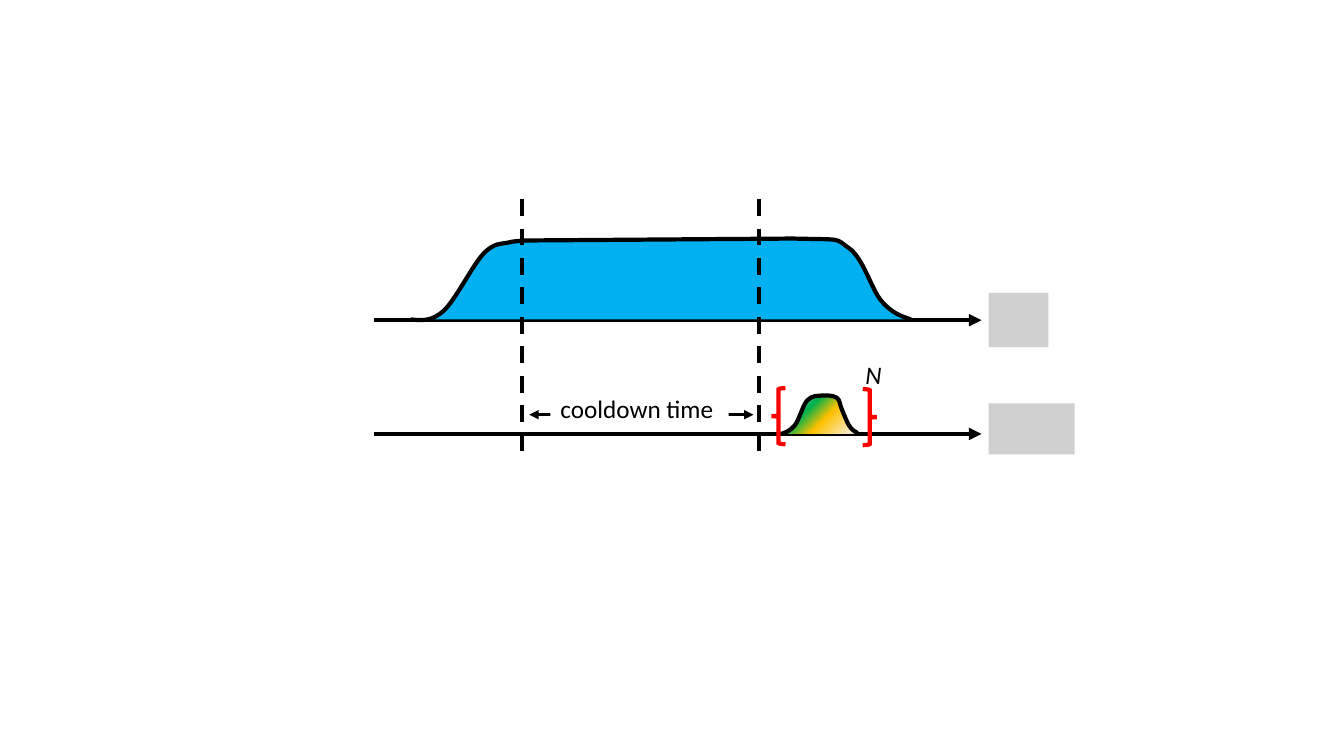
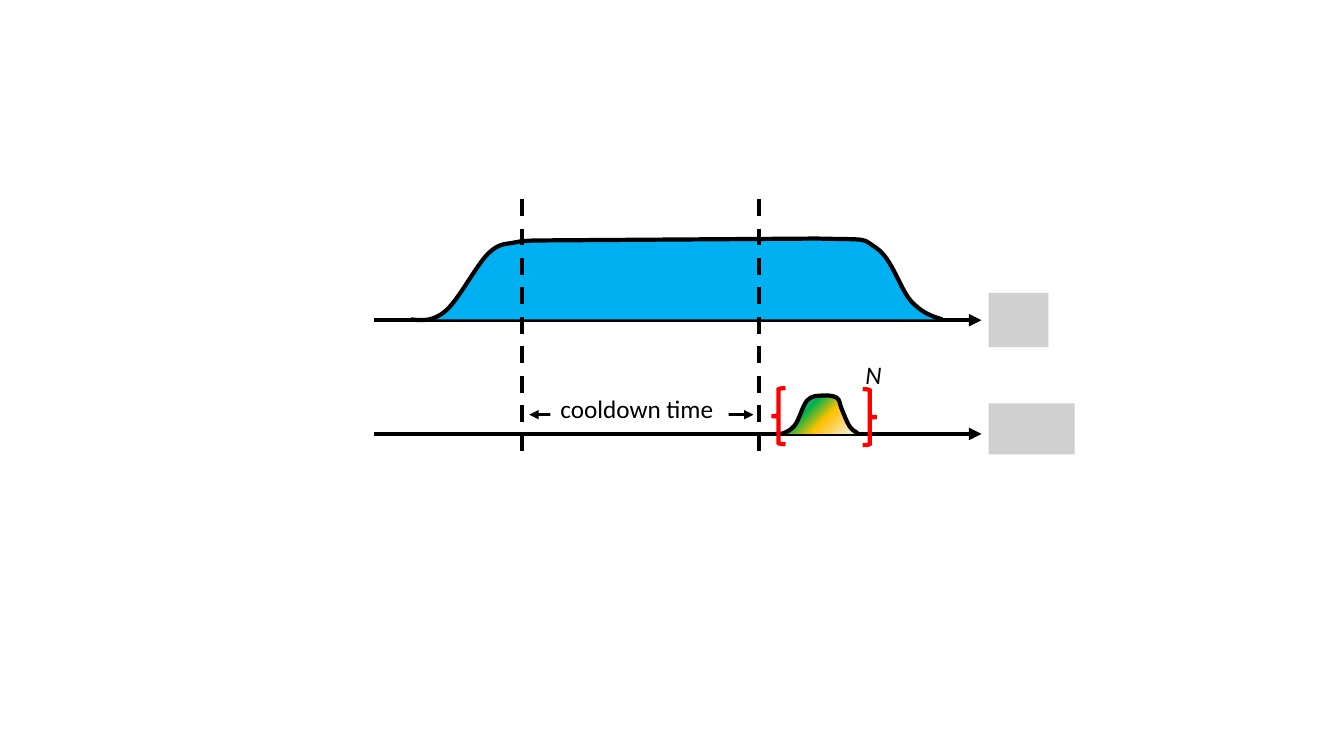
Before and after one commit to arthurostrauss/qua-libs, a slide deck: slide 4 of Quantum-Control-Applications/Superconducting/Kerr-Cat SNAIL-mon/Use Case 2 - QuLAB - Kerr-Cat/Grimm_Frattini_Fig1.pptx. Drawn at 1344x756 pixels with LibreOffice and Linux fonts; fonts in the diff are those of the drawing; grey boxes stand for pictures. Boxes give left, top, right and bottom in pixels: in the first picture for what was removed or moved away, otherwise in the second. Text is boxed around its words. In the diff, an @@ line names an element or a change of style, - is before the commit and + after.

```diff
--- a/Quantum-Control-Applications/Superconducting/Kerr-Cat SNAIL-mon/Use Case 2 - QuLAB - Kerr-Cat/Grimm_Frattini_Fig1.pptx
+++ b/Quantum-Control-Applications/Superconducting/Kerr-Cat SNAIL-mon/Use Case 2 - QuLAB - Kerr-Cat/Grimm_Frattini_Fig1.pptx
@@ freeform shape: place and size @@
-freeform shape at <box>411,239,911,321</box>
+freeform shape at <box>411,239,943,321</box>
```
Also in this commit, not shown: 1 other slide changed, 3 other files.
